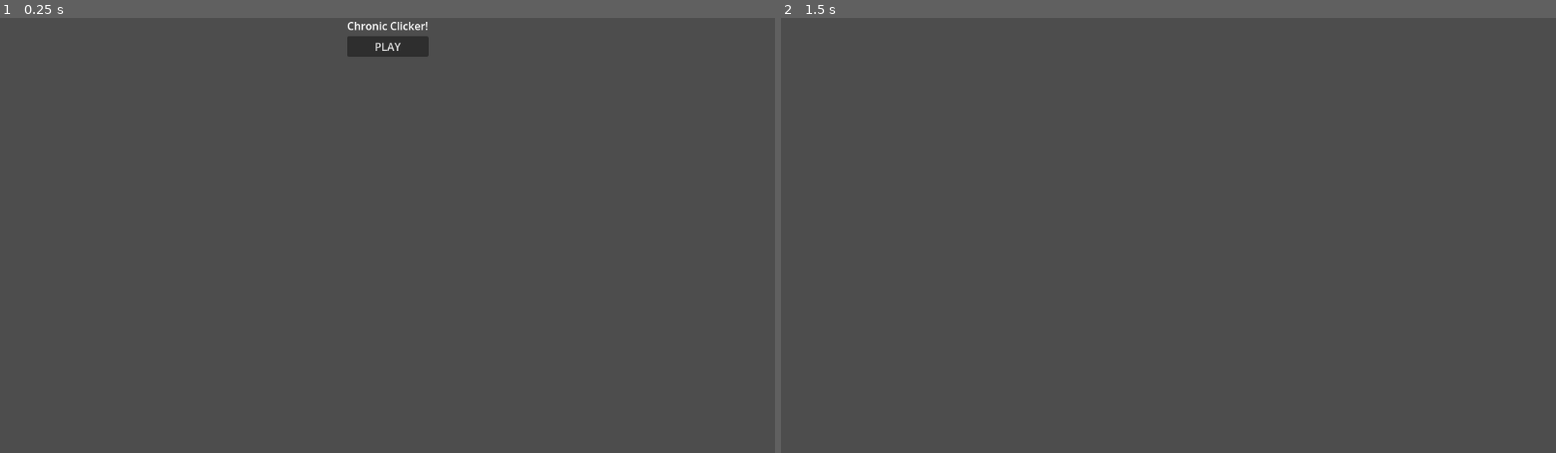
Above: before the commit, frames 1-2 (left to right).
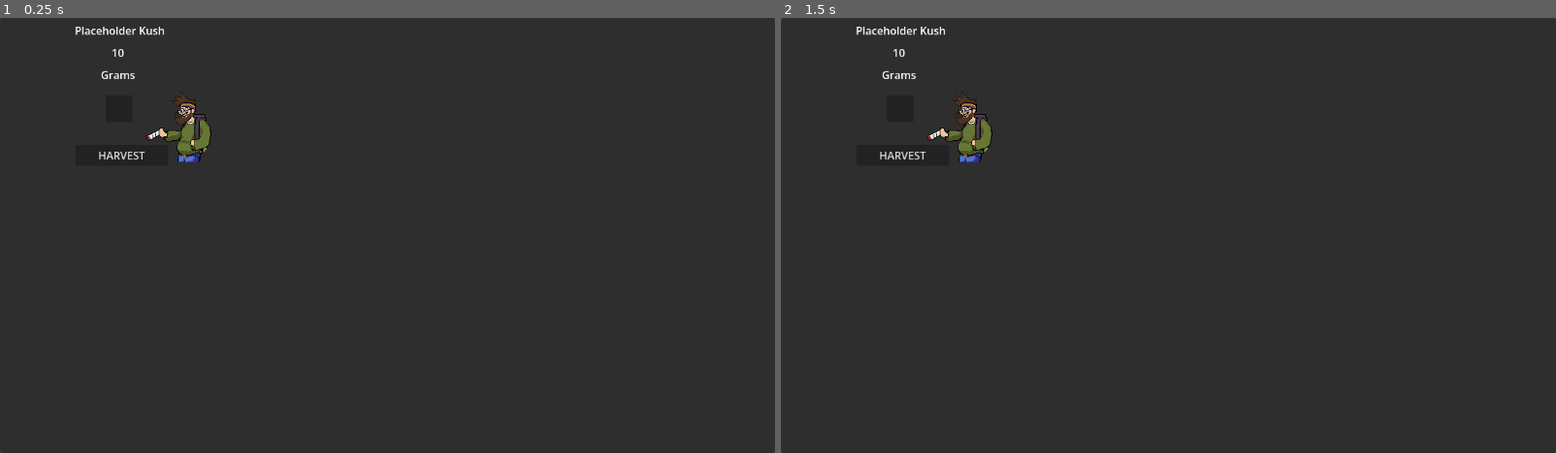
Above: after the commit, the same moments.

Repository: RaoulTheF00l/ChronicClicker
Game: Godot game, scene res://Scenes/title.tscn
Same seed, same stepped clock (60 frames per second), same inputs: the game is played once before the commit and once after it.
Inputs (mouse positions are in pixels of both pictures, inside the frame that each line leads up to):
- Up to frame 1 (0.25 s): no input
- Up to frame 2 (1.5 s): click (905, 157) at 0.5 s, where only the run after the commit has a clickable "HARVEST"; click (1168, 48) at 1.25 s, where only the run before the commit has a clickable "PLAY"

The runs differ from the first frame. In frame 1, 99% of the frame differs, in the area x 0-100%, y 0-100%; in frame 2, 100%.

Commit message:
UI for gameplay scene added

Diff:
--- a/Scenes/main.tscn
+++ b/Scenes/main.tscn
@@ -1,4 +1,6 @@
 [gd_scene format=3 uid="uid://becirpees08vt"]
+
+[ext_resource type="Texture2D" uid="uid://bwkxkde1sdhgw" path="res://man.png" id="1_jjgbg"]
 
 [node name="Main" type="Control" unique_id=1046776010]
 layout_mode = 3
@@ -7,3 +9,59 @@
 anchor_bottom = 1.0
 grow_horizontal = 2
 grow_vertical = 2
+
+[node name="Panel" type="Panel" parent="." unique_id=240101541]
+layout_mode = 1
+anchors_preset = 15
+anchor_right = 1.0
+anchor_bottom = 1.0
+grow_horizontal = 2
+grow_vertical = 2
+
+[node name="StaticImg" type="BoxContainer" parent="." unique_id=2118950851]
+layout_mode = 0
+offset_left = 214.0
+offset_top = 87.0
+offset_right = 342.0
+offset_bottom = 215.0
+
+[node name="DudeTextureRect" type="TextureRect" parent="StaticImg" unique_id=753728243]
+layout_mode = 2
+texture = ExtResource("1_jjgbg")
+
+[node name="Layout" type="VBoxContainer" parent="." unique_id=258240324]
+layout_mode = 0
+offset_left = 107.0
+offset_top = 7.0
+offset_right = 245.0
+offset_bottom = 124.0
+theme_override_constants/separation = 10
+
+[node name="TitleLabel" type="Label" parent="Layout" unique_id=1192291742]
+layout_mode = 2
+text = " Placeholder Kush"
+
+[node name="WeightLabel" type="Label" parent="Layout" unique_id=905956635]
+layout_mode = 2
+text = "10"
+horizontal_alignment = 1
+
+[node name="WeightUnitLabel" type="Label" parent="Layout" unique_id=59864206]
+layout_mode = 2
+text = "Grams"
+horizontal_alignment = 1
+
+[node name="HarvestButton" type="Button" parent="." unique_id=559532319]
+layout_mode = 0
+offset_left = 112.0
+offset_top = 189.0
+offset_right = 250.0
+offset_bottom = 220.0
+text = "HARVEST"
+
+[node name="NugPanel" type="Panel" parent="." unique_id=1384345404]
+layout_mode = 0
+offset_left = 157.0
+offset_top = 115.0
+offset_right = 197.0
+offset_bottom = 155.0
--- a/Scenes/title.tscn
+++ b/Scenes/title.tscn
@@ -1,6 +1,20 @@
 [gd_scene format=3 uid="uid://bnr18j5onocrt"]
 
-[ext_resource type="Script" uid="uid://bkqcm350j7prf" path="res://Scripts/title.gd" id="1_w31pl"]
+[sub_resource type="GDScript" id="GDScript_4obfb"]
+script/source = "extends Control
+
+@onready var play_button: Button = $Layout/PlayButton
+
+
+func _ready() -> void:
+	_on_button_pressed()
+
+
+
+
+func _on_button_pressed() -> void:
+	get_tree().change_scene_to_file(\"res://Scenes/main.tscn\")
+"
 
 [node name="Title" type="Control" unique_id=1439430856]
 layout_mode = 3
@@ -9,16 +23,17 @@
 anchor_bottom = 1.0
 grow_horizontal = 2
 grow_vertical = 2
-script = ExtResource("1_w31pl")
+script = SubResource("GDScript_4obfb")
 
 [node name="Layout" type="VBoxContainer" parent="." unique_id=1018339417]
 layout_mode = 1
 anchors_preset = 5
 anchor_left = 0.5
 anchor_right = 0.5
-offset_left = -55.5
-offset_right = 55.5
-offset_bottom = 40.0
+offset_left = -481.0
+offset_top = 80.0
+offset_right = -360.0
+offset_bottom = 138.0
 grow_horizontal = 2
 
 [node name="TitleLabel" type="Label" parent="Layout" unique_id=644594888]
@@ -28,5 +43,3 @@
 [node name="PlayButton" type="Button" parent="Layout" unique_id=71675300]
 layout_mode = 2
 text = "PLAY"
-
-[connection signal="pressed" from="Layout/PlayButton" to="." method="_on_play_button_pressed"]
Binary file added: man.png
Not shown, added: man.png.import
